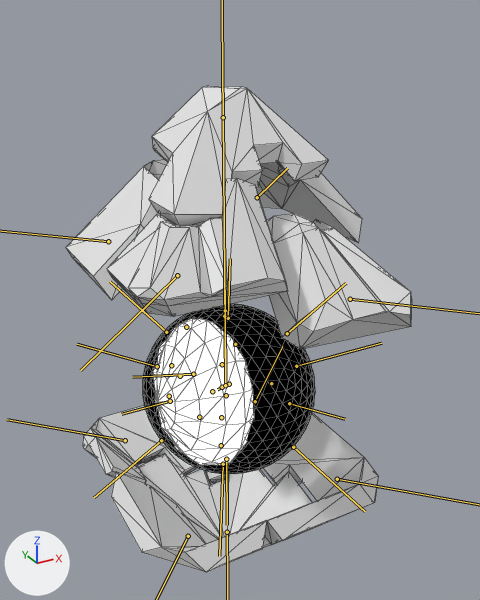
Before and after pictures for a commit that changed the glTF model assets/entities/polytope/polytope.glb.
Camera for both pictures: a 50 mm lens placed at (-3.22, -6.2, 4.33), pointed at (0.21, 0.03, 1.22). Lighting does not change. The marker at lower left points along +X, +Y and +Z. Both versions are drawn at frame 17 of the action 'shockwave_windup'; the numbers are the values there. The bones that bend it are drawn over the model as lines. Mesh edges are drawn as thin lines.

The first picture shows 'monster_1'.
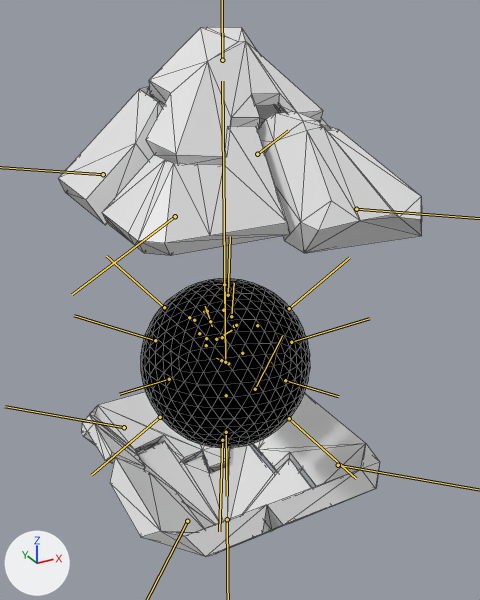
What differs and where, as boxes (x1, y1, x2, y2) in the pictures (480 x 600 px):
'monster_1', posed (9% taller)
    before: (66, 86, 412, 572)
    after: (58, 27, 422, 557)
bone 'root', root to tip
    before: (225, 385) to (225, 310)
    after: (225, 362) to (224, 284)
bone 'orb_1', root to tip
    before: (226, 459) to (227, 525)
    after: (226, 432) to (227, 496)
bone 'orb_3', root to tip
    before: (289, 403) to (345, 419)
    after: (285, 380) to (338, 396)
bone 'orb_6', root to tip
    before: (296, 366) to (381, 343)
    after: (291, 342) to (369, 318)
bone 'orb_7', root to tip
    before: (293, 447) to (365, 511)
    after: (289, 418) to (356, 478)
bone 'orb_12', root to tip
    before: (229, 384) to (231, 383)
    after: (228, 363) to (231, 364)
bone 'face', root to tip
    before: (225, 385) to (225, 353)
    after: (216, 339) to (232, 330)
bone 'eye_main_0', root to tip
    before: (193, 374) to (132, 377)
    after: (231, 316) to (234, 283)

What the commit changed:
Bone 'root' (bone_root) moves from (0.0, 0.14, 0.0) to (0.0, 0.46, 0.0).
Bone 'orb_1' (bone_orb_1) moves from (0.0, 0.08, 0.0) to (0.0, 0.0, 0.0).
Bone 'orb_1' (bone_orb_1) is rescaled from (1.08, 1.08, 1.08) to (1.0, 1.0, 1.0).
Bone 'orb_3' (bone_orb_3) moves from (0.0, 0.08, 0.0) to (0.0, 0.0, 0.0).
Bone 'orb_3' (bone_orb_3) is rescaled from (1.08, 1.08, 1.08) to (1.0, 1.0, 1.0).
Bone 'orb_6' (bone_orb_6) moves from (0.0, 0.08, 0.0) to (0.0, 0.0, 0.0).
Bone 'orb_6' (bone_orb_6) is rescaled from (1.08, 1.08, 1.08) to (1.0, 1.0, 1.0).
Bone 'orb_7' (bone_orb_7) moves from (0.0, 0.08, 0.0) to (0.0, 0.0, 0.0).
Bone 'orb_7' (bone_orb_7) is rescaled from (1.08, 1.08, 1.08) to (1.0, 1.0, 1.0).
Bone 'orb_12' (bone_orb_12) moves from (0.0, 0.08, 0.0) to (0.0, 0.0, 0.0).
Bone 'orb_12' (bone_orb_12) is rescaled from (1.08, 1.08, 1.08) to (1.0, 1.0, 1.0).
Bone 'face' (bone_face) moves from (0.0, 0.0, 0.0) to (-0.11, 0.34, 0.0).
Bone 'face' (bone_face) turns from (0, 0, 0) to (0, 0, -73) degrees about its own x, y and z.
Bone 'face' (bone_face) is rescaled from (1.0, 1.0, 1.0) to (0.5, 0.5, 0.5).
Bone 'eye_main_0' (bone_eye_main_0) moves from (-0.03, 0.22, 0.21) to (0.0, 0.23, 0.2).
Bone 'eye_main_0' (bone_eye_main_0) turns from (8, -1, 8) to (10, 1, 6) degrees about its own x, y and z.
Bone 'eye_main_0' (bone_eye_main_0) is rescaled from (1.77, 1.77, 1.77) to (2.05, 2.05, 2.05).
Bone 'section_top' (bone_section_top) moves from (0.0, 1.77, 0.0) to (0.0, 2.0, 0.0).
Bone 'piece_top_1' (bone_piece_top_1) moves from (-0.27, 0.0, 0.0) to (-0.04, 0.0, 0.0).
Bone 'piece_top_3' (bone_piece_top_3) moves from (-0.65, 0.0, 0.0) to (-0.21, 0.0, 0.0).
Bone 'section_bottom' (bone_section_bottom) moves from (0.0, 0.88, 0.0) to (0.0, 1.0, 0.0).
